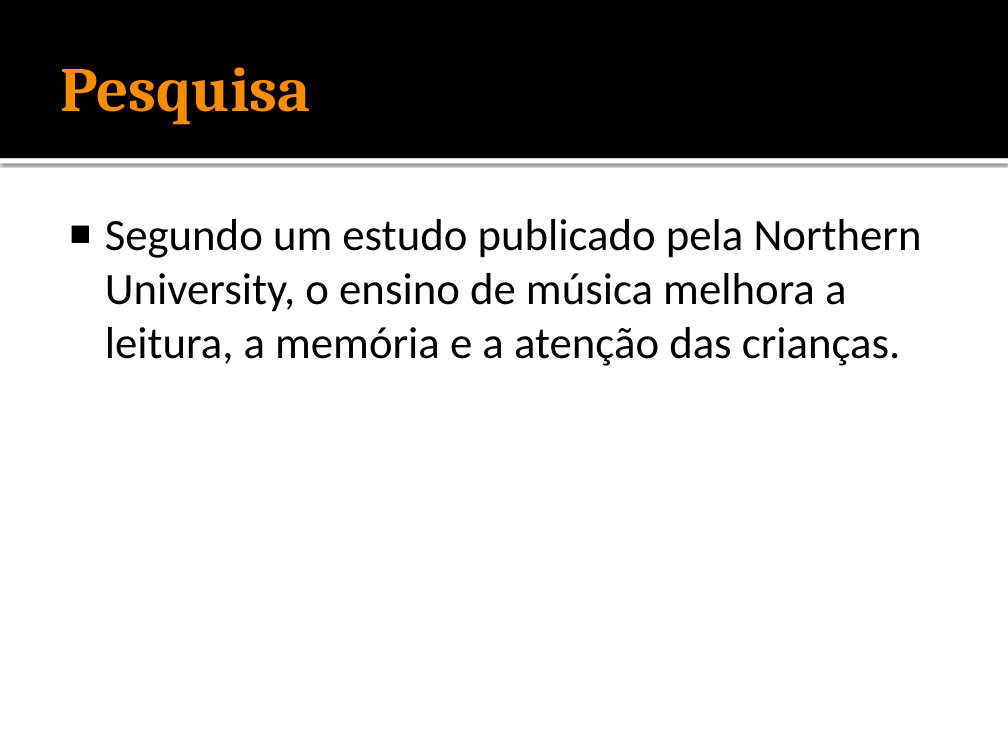
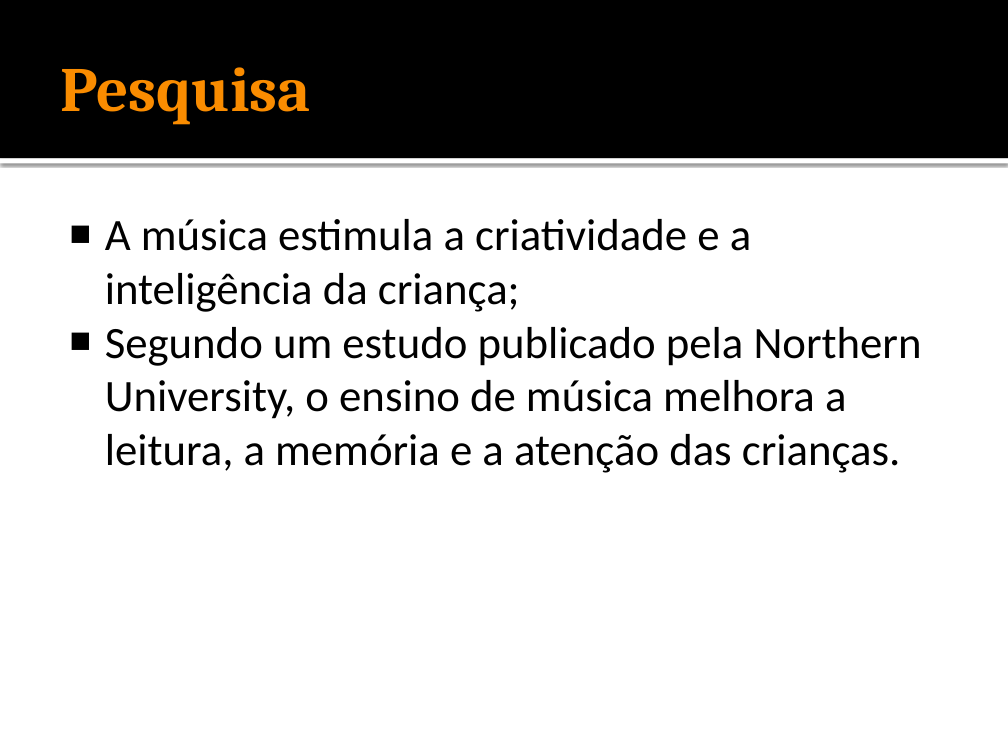
Before and after one commit to caiopetruccirosa/Musicologia, a slide deck: slide 3 of Pesquisa/Apresentação.pptx. Drawn at 1008x756 pixels with LibreOffice and Linux fonts; fonts in the diff are those of the drawing. Boxes give left, top, right and bottom in pixels: in the first picture for what was removed or moved away, otherwise in the second. Text is boxed around its words. In the diff, an @@ line names an element or a change of style, - is before the commit and + after.

```diff
--- a/Pesquisa/Apresentação.pptx
+++ b/Pesquisa/Apresentação.pptx
@@ text at box(105, 219, 751, 312): paragraph added @@
+■ A música estimula a criatividade e a inteligência da criança;
```
Also in this commit, not shown: 2 other slides changed, 32 other files.
